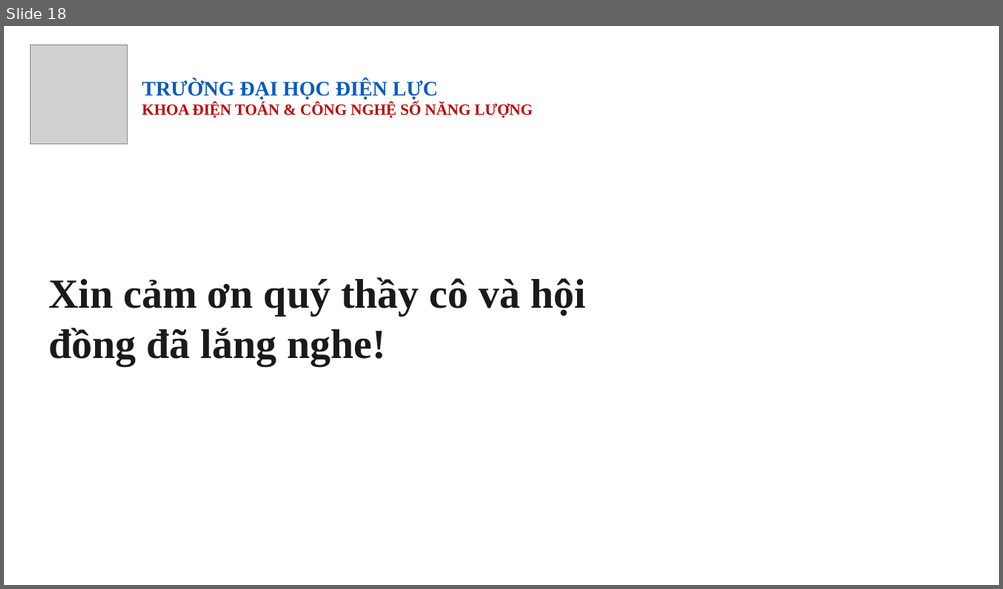
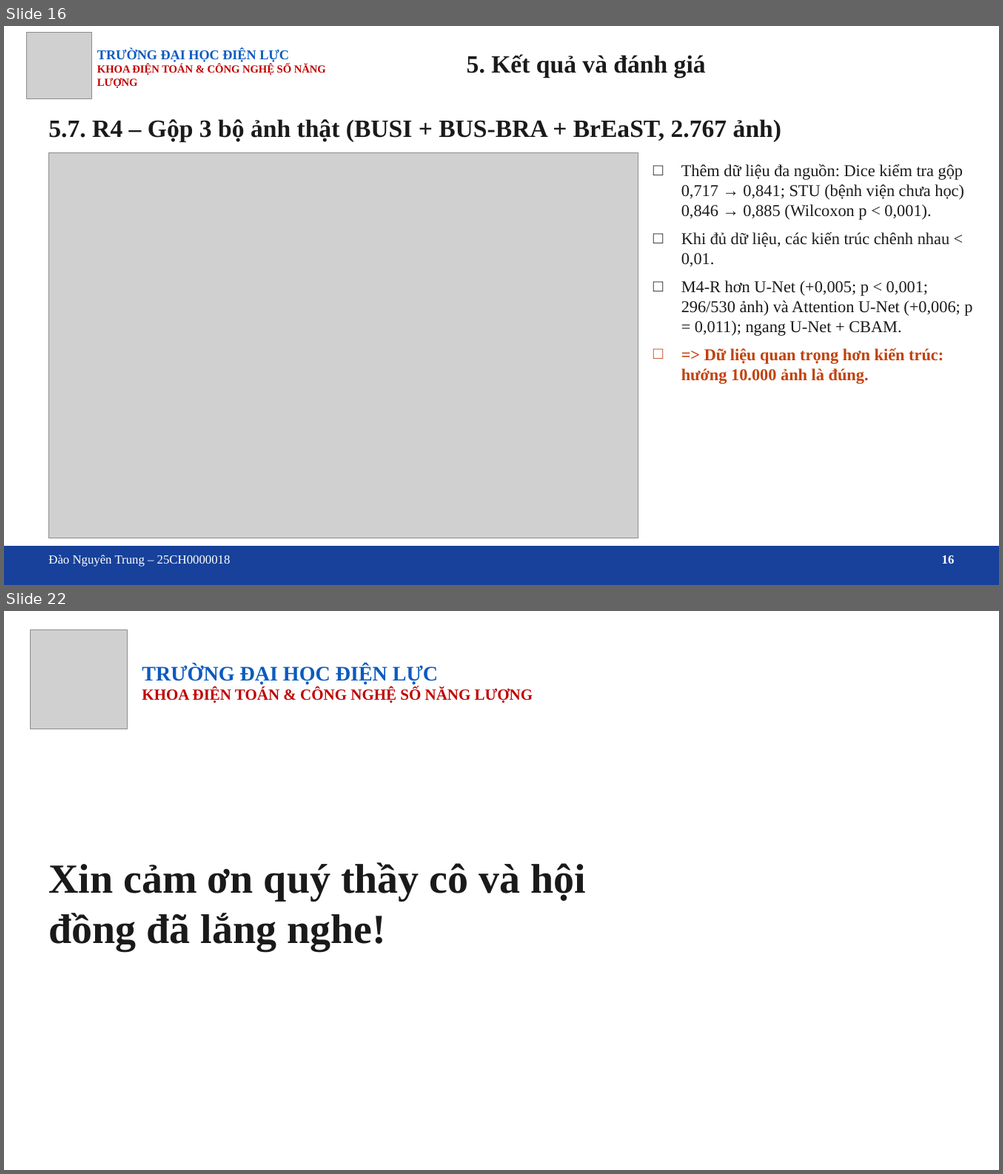
Before and after one commit to trungnguyen107/Medical-image-segmentation-breast-ultrasound-unet-attention, a slide deck: docs/Slide_bao_cao_DATN_U-Net_Attention.pptx. Shown one above the other, each under a label of ours: slide 18 before the commit, slides 16 and 22 after it; the slides between them are not shown. The pictures are 1003x589 and 1003x1174 pixels, drawn with LibreOffice and Linux fonts; fonts in the diff are those of the drawing; grey boxes stand for pictures; background and template pictures are left out. Boxes give left, top, right and bottom in pixels: in the first picture for what was removed or moved away, otherwise in the second. Text is boxed around its words. In the diff, an @@ line names an element or a change of style, - is before the commit and + after.

```diff
--- a/docs/Slide_bao_cao_DATN_U-Net_Attention.pptx
+++ b/docs/Slide_bao_cao_DATN_U-Net_Attention.pptx
@@ slide 16 added at <box>4,26,999,585</box>, background picture (left out) @@
@@ picture added at <box>26,32,92,99</box> @@
@@ text added at <box>97,49,326,88</box>, 10.5 pt, text #C00000, bold @@
+TRƯỜNG ĐẠI HỌC ĐIỆN LỰC
+KHOA ĐIỆN TOÁN & CÔNG NGHỆ SỐ NĂNG LƯỢNG
@@ text added at <box>466,54,706,78</box>, 24 pt, text #1A1A1A, bold @@
+5. Kết quả và đánh giá
@@ text added at <box>48,119,781,141</box>, 24 pt, text #1A1A1A, bold @@
+5.7. R4 – Gộp 3 bộ ảnh thật (BUSI + BUS-BRA + BrEaST, 2.767 ảnh)
@@ picture added at <box>48,153,638,539</box> @@
@@ text added at <box>681,164,972,384</box>, 16 pt, text #1A1A1A @@
+□ Thêm dữ liệu đa nguồn: Dice kiểm tra gộp 0,717 → 0,841; STU (bệnh viện chưa học) 0,846 → 0,885 (Wilcoxon p < 0,001).
+□ Khi đủ dữ liệu, các kiến trúc chênh nhau < 0,01.
+□ M4-R hơn U-Net (+0,005; p < 0,001; 296/530 ảnh) và Attention U-Net (+0,006; p = 0,011); ngang U-Net + CBAM.
+□ => Dữ liệu quan trọng hơn kiến trúc: hướng 10.000 ảnh là đúng.
@@ rectangle added at <box>4,547,999,585</box>, fill #17419A, outline #17419A 1.25 pt @@
@@ text added at <box>48,555,230,567</box>, 12 pt, text #FFFFFF @@
+Đào Nguyên Trung – 25CH0000018
@@ text added at <box>942,556,954,564</box>, 12 pt, text #FFFFFF, bold @@
+16
@@ what was slide 18 is now slide 22 @@
```
Also in this commit, not shown: 14 slides changed, 3 other slides added, 19 other files.
